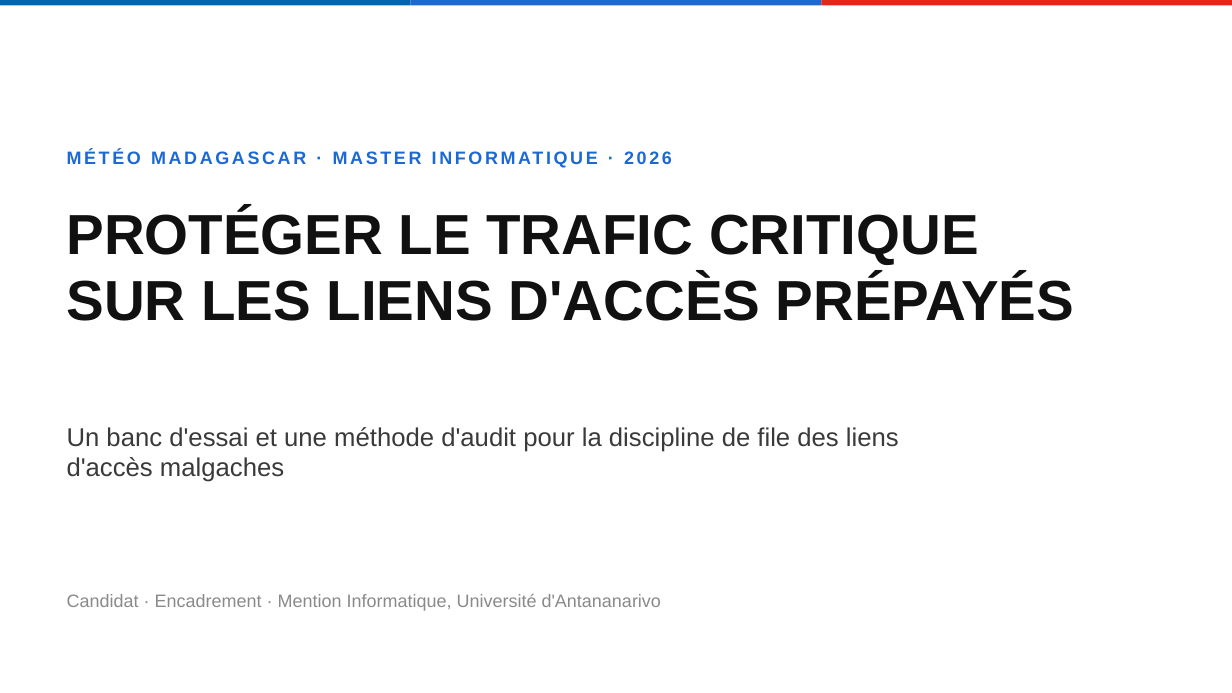
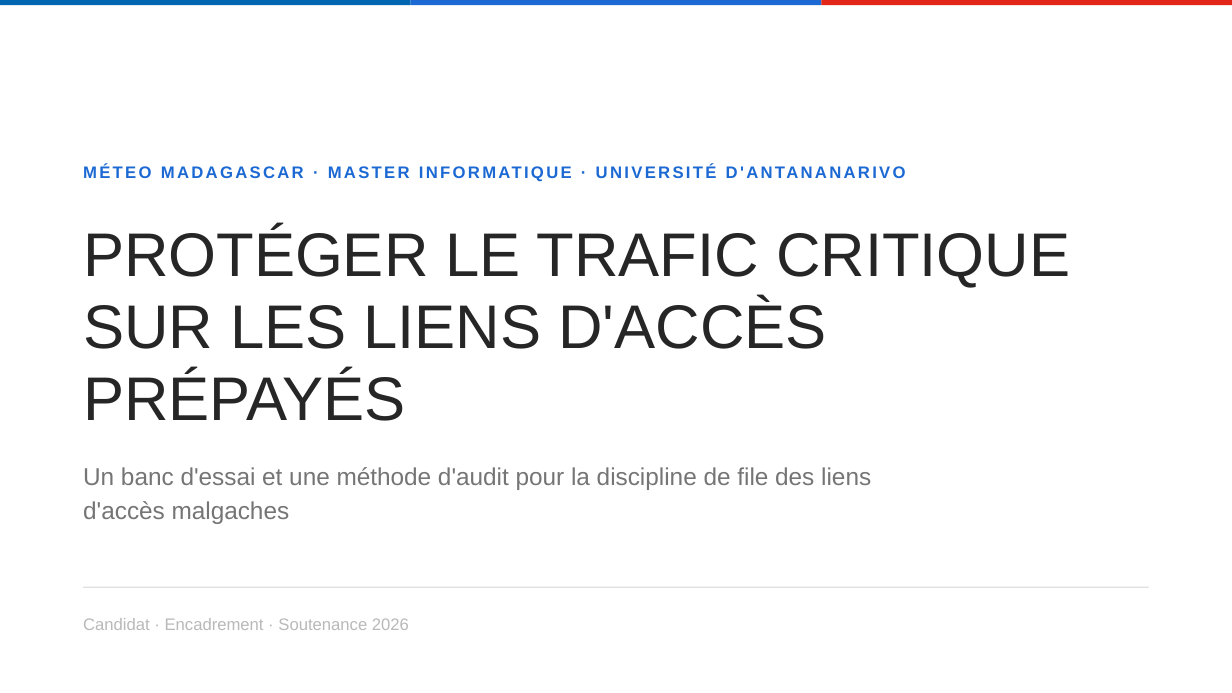
Before and after one commit to Realms4239/cgo, a slide deck: slide 1 of book/soutenance.pptx. Drawn at 1232x693 pixels with LibreOffice and Linux fonts; fonts in the diff are those of the drawing. Boxes give left, top, right and bottom in pixels: in the first picture for what was removed or moved away, otherwise in the second. Text is boxed around its words. In the diff, an @@ line names an element or a change of style, - is before the commit and + after.

```diff
--- a/book/soutenance.pptx
+++ b/book/soutenance.pptx
@@ text at (191, 166, 203, 178): text changed; size 14 to 13 pt @@
-MÉTÉO MADAGASCAR · MASTER INFORMATIQUE · 2026
+MÉTEO MADAGASCAR · MASTER INFORMATIQUE · UNIVERSITÉ D'ANTANANARIVO
@@ text "PROTÉGER LE TRAFIC CRITIQUE": place and size @@
-text "PROTÉGER LE TRAFIC CRITIQUE" at (67, 209, 1074, 321)
+text "PROTÉGER LE TRAFIC CRITIQUE" at (83, 227, 1070, 421)
@@ text "PROTÉGER LE TRAFIC CRITIQUE" at (83, 227, 1070, 421): size 44 to 48 pt, text colour #111111 to #262626, bold off; line spacing 52pt to 56pt @@
@@ text "Un banc d'essai et une ...": place and size @@
-text "Un banc d'essai et une ..." at (67, 427, 899, 482)
+text "Un banc d'essai et une ..." at (83, 467, 871, 524)
@@ text "Un banc d'essai et une ..." at (83, 467, 871, 524): size 20 to 19 pt, text colour #3A3A3A to #757575; line spacing 1 to 26pt @@
@@ text in rectangle at (67, 594, 661, 607): text removed @@
-Candidat · Encadrement · Mention Informatique, Université d'Antananarivo
@@ rectangle: place and size @@
-rectangle at (67, 594, 661, 607)
+rectangle at (83, 587, 1149, 588)
@@ rectangle at (83, 587, 1149, 588): fill none to #E0E0E0 @@
@@ text added at (83, 618, 409, 630), 13 pt, text #B9B9B9 @@
+Candidat · Encadrement · Soutenance 2026
```
Also in this commit, not shown: 20 other slides changed, 5 slides added, 5 slides removed, 4 other files.
